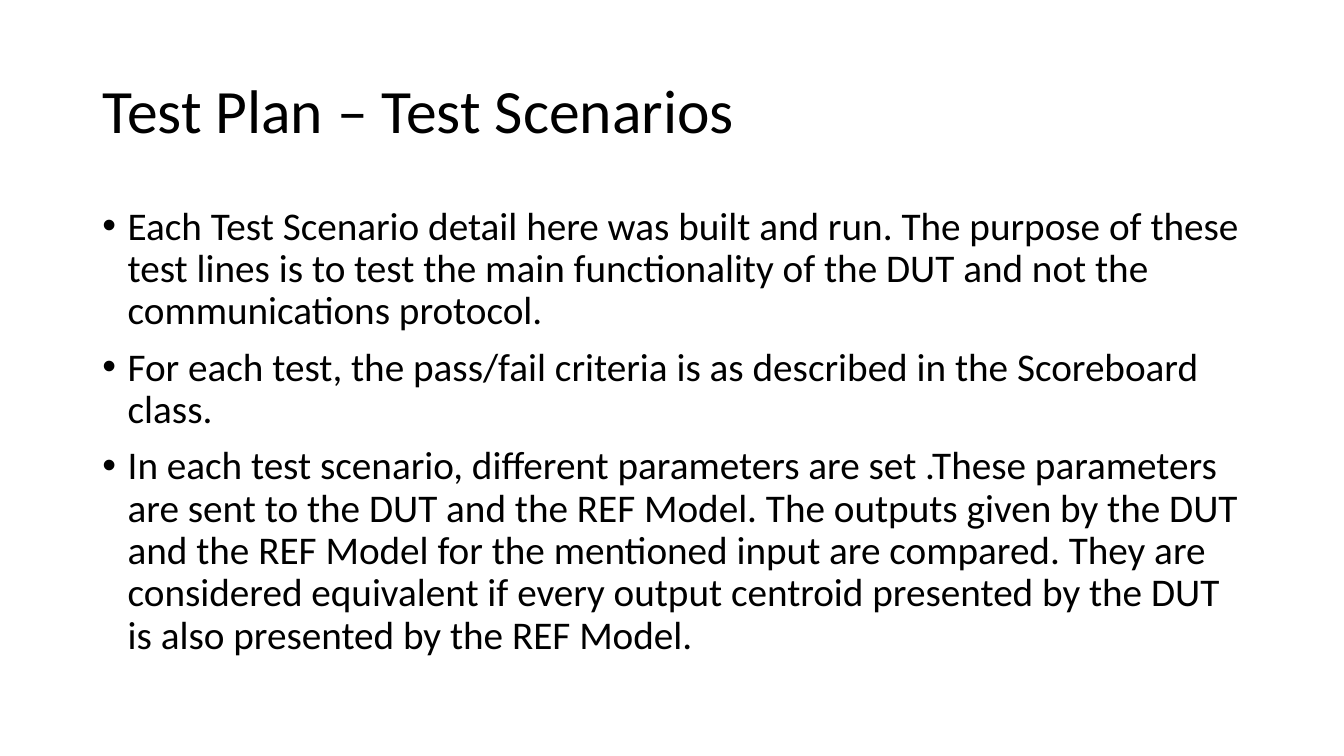
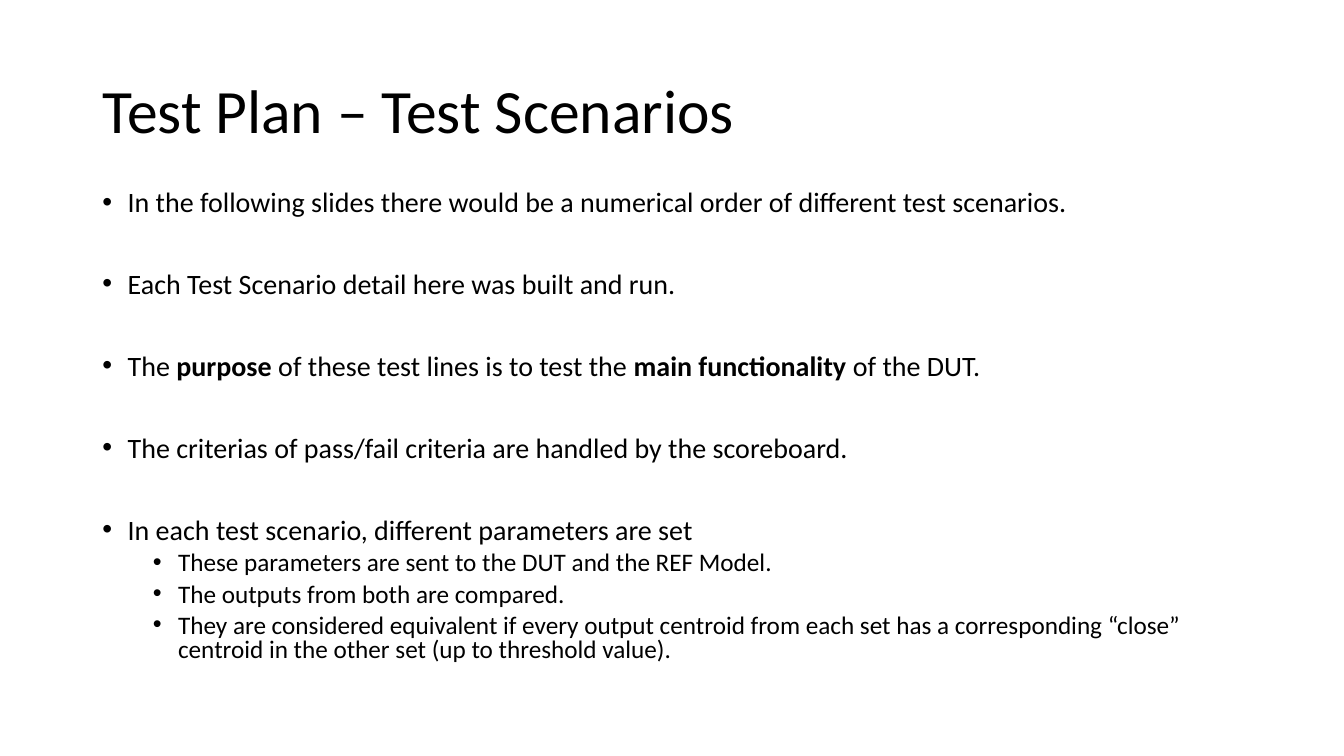
Before and after one commit to liotahuf/UVM_project, a slide deck: slide 25 of Final presentation 3.pptx. Drawn at 1344x756 pixels with LibreOffice and Linux fonts; fonts in the diff are those of the drawing. Boxes give left, top, right and bottom in pixels: in the first picture for what was removed or moved away, otherwise in the second. Text is boxed around its words. In the diff, an @@ line names an element or a change of style, - is before the commit and + after.

```diff
--- a/Final presentation 3.pptx
+++ b/Final presentation 3.pptx
@@ text at (128,192,1180,662): text changed; size 28 to 20 pt @@
-• Each Test Scenario detail here was built and run. The purpose of these test lines is to test the main functionality of the DUT and not the communications protocol.
-• For each test, the pass/fail criteria is as described in the Scoreboard class.
-• In each test scenario, different parameters are set .These parameters are sent to the DUT and the REF Model. The outputs given by the DUT and the REF Model for the mentioned input are compared. They are considered equivalent if every output centroid presented by the DUT is also presented by the REF Model.
+• In the following slides there would be a numerical order of different test scenarios.
+• Each Test Scenario detail here was built and run.
+• The purpose of these test lines is to test the main functionality of the DUT.
+• The criterias of pass/fail criteria are handled by the scoreboard.
+• In each test scenario, different parameters are set
+  • These parameters are sent to the DUT and the REF Model.
+  • The outputs from both are compared.
+  • They are considered equivalent if every output centroid from each set has a corresponding “close” centroid in the other set (up to threshold value).
```
Also in this commit, not shown: 21 other slides changed.
